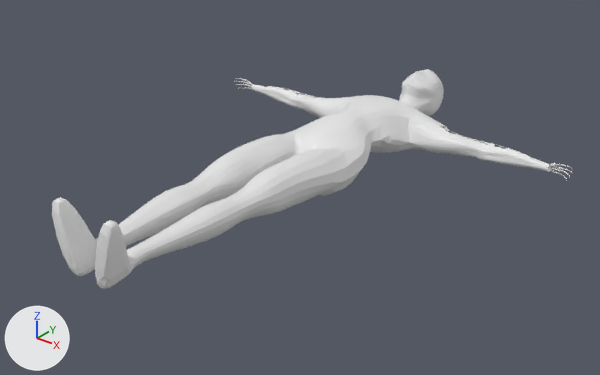
The FBX model CharacterModel.fbx, before and after one commit.
The view is the same before and after, from a 50 mm camera at (1.673, -1.143, 1.138) aimed at (0.031, 0.91, -0.135). The lights are fixed; the arrows at lower left show +X, +Y and +Z. Both versions are drawn at frame 42 of the action 'Scene'; the numbers are the values there.
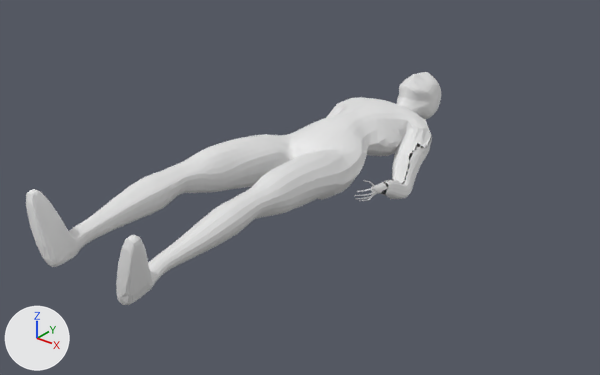
Changed parts and their boxes [x1, y1, x2, y2] in the pictures (600 x 375 px):
'Sphere', posed (20% narrower): before [52, 69, 573, 289]; after [26, 72, 441, 305]
bone 'DEF-spine', root to tip: before (295, 174) to (328, 148); after (290, 178) to (302, 169)
bone 'DEF-upper_arm.L', root to tip: before (421, 130) to (450, 140); after (418, 134) to (410, 160)
bone 'DEF-upper_arm.L.001', root to tip: before (450, 140) to (481, 149); after (410, 160) to (401, 188)
bone 'DEF-forearm.L', root to tip: before (481, 149) to (510, 157); after (401, 188) to (390, 187)
bone 'DEF-hand.L', root to tip: before (541, 165) to (551, 166); after (378, 187) to (373, 190)
bone 'DEF-upper_arm.R', root to tip: before (348, 111) to (323, 105); after (345, 114) to (324, 135)
bone 'DEF-upper_arm.R.001', root to tip: before (323, 105) to (298, 99); after (324, 135) to (303, 156)
bone 'DEF-forearm.R', root to tip: before (298, 99) to (277, 93); after (303, 156) to (283, 153)
bone 'DEF-hand.R', root to tip: before (256, 87) to (250, 84); after (263, 149) to (256, 151)
bone 'DEF-thigh.L', root to tip: before (339, 163) to (288, 184); after (335, 167) to (293, 185)
bone 'DEF-shin.L', root to tip: before (229, 209) to (179, 237); after (242, 207) to (196, 243)
bone 'DEF-foot.L', root to tip: before (124, 267) to (109, 246); after (145, 283) to (131, 261)
bone 'DEF-thigh.R', root to tip: before (301, 151) to (249, 170); after (297, 154) to (236, 166)
bone 'DEF-shin.R', root to tip: before (189, 193) to (146, 220); after (167, 179) to (121, 209)
bone 'DEF-foot.R', root to tip: before (98, 251) to (77, 229); after (72, 242) to (50, 220)
bone 'torso', root to tip: before (312, 161) to (347, 142); after (307, 165) to (344, 146)

The change in detail:
Bone 'DEF-spine' (bone_def_spine) moves from (0.0, 0.0, 0.0) to (0.009, -0.035, 0.006).
Bone 'DEF-upper_arm.L' (bone_def_upper_arm_l) turns from (0, 0, 0) to (-20, -14, -69) degrees about its own x, y and z.
Bone 'DEF-upper_arm.L' (bone_def_upper_arm_l) is rescaled from (1.0, 1.0, 1.0) to (1.02, 0.96, 1.02).
Bone 'DEF-upper_arm.L.001' (bone_def_upper_arm_l_001) turns from (0, 0, 0) to (0, 10, 0) degrees about its own x, y and z.
Bone 'DEF-forearm.L' (bone_def_forearm_l) turns from (0, 0, 0) to (52, 11, -1) degrees about its own x, y and z.
Bone 'DEF-forearm.L' (bone_def_forearm_l) is rescaled from (1.0, 1.0, 1.0) to (1.0, 0.96, 1.04).
Bone 'DEF-hand.L' (bone_def_hand_l) turns from (0, 0, 0) to (-20, 2, -8) degrees about its own x, y and z.
Bone 'DEF-hand.L' (bone_def_hand_l) is rescaled from (1.0, 1.0, 1.0) to (0.98, 1.04, 0.98).
Bone 'DEF-upper_arm.R' (bone_def_upper_arm_r) turns from (0, 0, 0) to (-20, 14, 69) degrees about its own x, y and z.
Bone 'DEF-upper_arm.R' (bone_def_upper_arm_r) is rescaled from (1.0, 1.0, 1.0) to (1.02, 0.96, 1.02).
Bone 'DEF-upper_arm.R.001' (bone_def_upper_arm_r_001) turns from (0, 0, 0) to (0, -10, 0) degrees about its own x, y and z.
Bone 'DEF-forearm.R' (bone_def_forearm_r) turns from (0, 0, 0) to (52, -11, 1) degrees about its own x, y and z.
Bone 'DEF-forearm.R' (bone_def_forearm_r) is rescaled from (1.0, 1.0, 1.0) to (1.0, 0.96, 1.04).
Bone 'DEF-hand.R' (bone_def_hand_r) turns from (0, 0, 0) to (-20, -2, 8) degrees about its own x, y and z.
Bone 'DEF-hand.R' (bone_def_hand_r) is rescaled from (1.0, 1.0, 1.0) to (0.98, 1.04, 0.98).
Bone 'DEF-thigh.L' (bone_def_thigh_l) turns from (0, 0, 0) to (-6, 0, -5) degrees about its own x, y and z.
Bone 'DEF-shin.L' (bone_def_shin_l) turns from (0, 0, 0) to (10, 0, 0) degrees about its own x, y and z.
Bone 'DEF-foot.L' (bone_def_foot_l) turns from (0, 0, 0) to (-6, -4, 2) degrees about its own x, y and z.
Bone 'DEF-foot.L' (bone_def_foot_l) is rescaled from (1.0, 1.0, 1.0) to (1.0, 1.0, 1.01).
Bone 'DEF-thigh.R' (bone_def_thigh_r) turns from (0, 0, 0) to (-8, 0, 6) degrees about its own x, y and z.
Bone 'DEF-thigh.R' (bone_def_thigh_r) is rescaled from (1.0, 1.0, 1.0) to (1.0, 0.99, 1.0).
Bone 'DEF-shin.R' (bone_def_shin_r) turns from (0, 0, 0) to (10, 0, 0) degrees about its own x, y and z.
Bone 'DEF-foot.R' (bone_def_foot_r) turns from (0, 0, 0) to (-5, 3, -3) degrees about its own x, y and z.
Bone 'DEF-foot.R' (bone_def_foot_r) is rescaled from (1.0, 1.0, 1.0) to (1.0, 1.0, 1.01).
Bone 'torso' (bone_torso) moves from (0.0, 0.0, 0.0) to (0.01, -0.036, 0.0).
